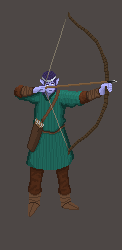
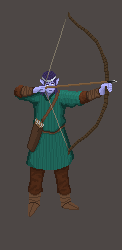
Comparing the layer stacks of the two 122 × 250 images. Changes:
painted on "Background" over [33, 90, 66, 193]
